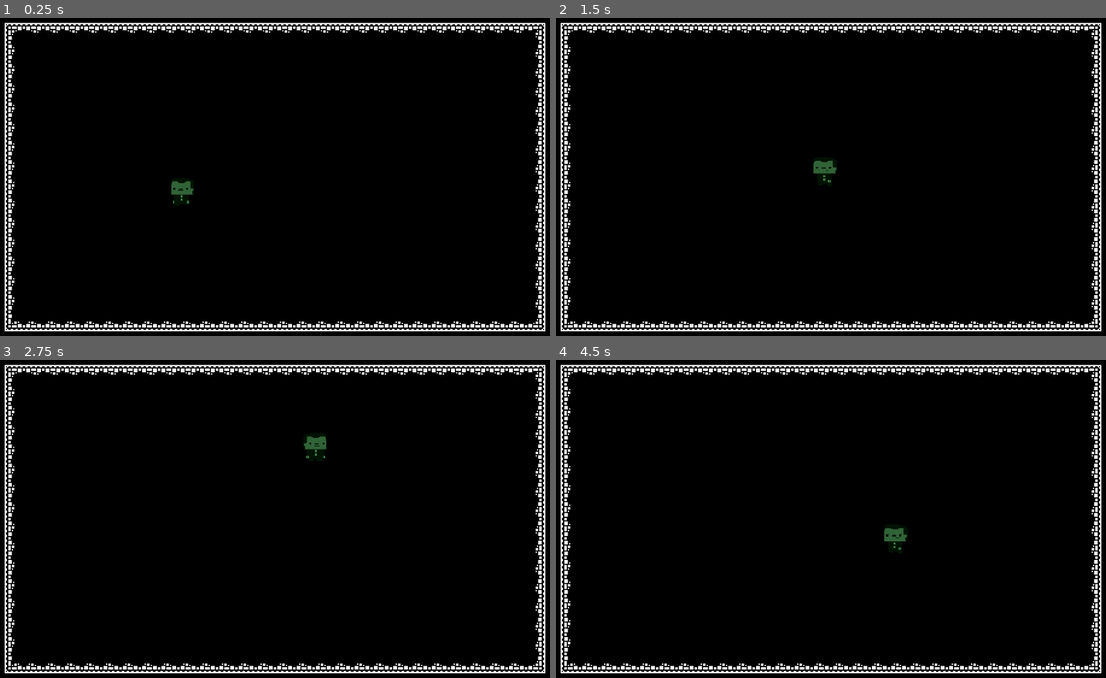
Above: before the commit, frames 1-4 (two rows, left to right).
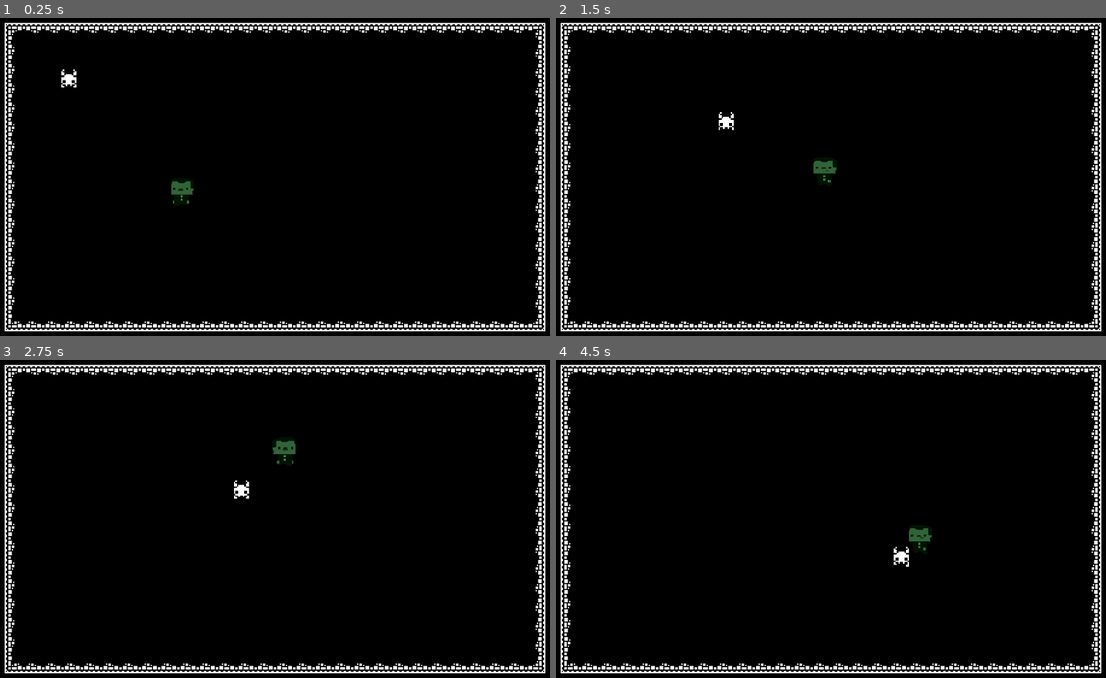
Above: after the commit, the same moments.

Repository: Pablo-Gallina/Biyuyo
Game: Godot game, scene res://assets/scenes/levels/Level_1.tscn
The game is run twice, just before and just after one commit, with the same random seed, the same clock (stepped at 60 frames per second) and the same inputs.
Inputs (mouse positions are in pixels of both pictures, inside the frame that each line leads up to):
- Up to frame 1 (0.25 s): no input
- Up to frame 2 (1.5 s): move the mouse to (968, 157) at 0.52 s; hold Right (ui_right) 0.53-1.28 s; tap A (dash) at 0.6, 1.35 s; move the mouse to (710, 192) at 1.27 s; hold Down (ui_down) from 1.28 s (still down)
- Up to frame 3 (2.75 s): move the mouse to (335, 436) at 2.02 s; release Down (ui_down) at 2.03 s; hold Right (ui_right) from 2.03 s (still down); tap A (dash) at 2.1 s
- Up to frame 4 (4.5 s): move the mouse to (798, 588) at 2.77 s; release Right (ui_right) at 2.78 s; hold Up (ui_up) 2.78-3.53 s; tap A (dash) at 2.85, 3.6, 4.35 s; move the mouse to (1018, 569) at 3.52 s; hold Left (ui_left) from 3.53 s (still down); move the mouse to (644, 461) at 4.27 s

The runs differ from the first frame. In frame 1, 0.1% of the frame differs, in the area x 11-14%, y 16-22%; in frame 2, 0.1%; in frame 3, 0.5%, in the area x 42-60%, y 24-44%; in frame 4, 0.4%.

Commit message:
add enemy

Diff:
--- a/assets/scenes/characters/player.tscn
+++ b/assets/scenes/characters/player.tscn
@@ -34,6 +34,7 @@
 
 [node name="player" type="KinematicBody2D"]
 position = Vector2( 411, 378 )
+collision_layer = 3
 script = ExtResource( 2 )
 speed = 250.0
 
--- /dev/null
+++ b/assets/scenes/enemy/enemy.gd
@@ -0,0 +1,24 @@
+extends KinematicBody2D
+
+var player = null
+var movment = Vector2.ZERO
+var speed = 150
+
+func _physics_process(delta):
+	movment = Vector2.ZERO
+
+	if player != null:
+		movment = position.direction_to(player.position)
+	else:
+		movment = Vector2.ZERO
+
+	movment = movment.normalized() * speed
+	movment = move_and_slide(movment)
+
+func _on_Area2D_body_entered(body):
+	if body != self:
+		player = body
+
+
+func _on_Area2D_body_exited(body):
+	player  = null
--- /dev/null
+++ b/assets/scenes/enemy/enemy.tscn
@@ -0,0 +1,46 @@
+[gd_scene load_steps=9 format=2]
+
+[ext_resource path="res://assets/scenes/enemy/sprites/idle/idle_0.png" type="Texture" id=1]
+[ext_resource path="res://assets/scenes/enemy/sprites/idle/idle_3.png" type="Texture" id=2]
+[ext_resource path="res://assets/scenes/enemy/sprites/idle/idle_2.png" type="Texture" id=3]
+[ext_resource path="res://assets/scenes/enemy/sprites/idle/idle1.png" type="Texture" id=4]
+[ext_resource path="res://assets/scenes/enemy/enemy.gd" type="Script" id=5]
+
+[sub_resource type="RectangleShape2D" id=1]
+extents = Vector2( 15, 15 )
+
+[sub_resource type="SpriteFrames" id=2]
+animations = [ {
+"frames": [ ExtResource( 4 ), ExtResource( 1 ), ExtResource( 3 ), ExtResource( 2 ) ],
+"loop": true,
+"name": "idle",
+"speed": 5.0
+} ]
+
+[sub_resource type="CircleShape2D" id=3]
+radius = 608.763
+
+[node name="enemy" type="KinematicBody2D"]
+collision_layer = 2
+script = ExtResource( 5 )
+
+[node name="col_enemy" type="CollisionShape2D" parent="."]
+position = Vector2( 40, 12 )
+shape = SubResource( 1 )
+
+[node name="spr_enemy" type="AnimatedSprite" parent="."]
+position = Vector2( 40, 8 )
+scale = Vector2( 2.5, 2.5 )
+frames = SubResource( 2 )
+animation = "idle"
+playing = true
+
+[node name="Area2D" type="Area2D" parent="."]
+position = Vector2( 8, 8 )
+
+[node name="CollisionShape2D" type="CollisionShape2D" parent="Area2D"]
+position = Vector2( 28, 4 )
+shape = SubResource( 3 )
+
+[connection signal="body_entered" from="Area2D" to="." method="_on_Area2D_body_entered"]
+[connection signal="body_exited" from="Area2D" to="." method="_on_Area2D_body_exited"]
--- a/assets/scenes/levels/Level_1.tscn
+++ b/assets/scenes/levels/Level_1.tscn
@@ -9,6 +9,8 @@
 [ext_resource path="res://assets/tiles/tile_0237.png" type="Texture" id=7]
 [ext_resource path="res://assets/tiles/tile_0236.png" type="Texture" id=8]
 [ext_resource path="res://assets/tiles/tile_0217.png" type="Texture" id=9]
+[ext_resource path="res://assets/scenes/enemy/enemy.tscn" type="PackedScene" id=10]
+[ext_resource path="res://assets/audio/bg_audio.mp3" type="AudioStream" id=11]
 
 [sub_resource type="RectangleShape2D" id=1]
 extents = Vector2( 448.062, 8 )
@@ -26,6 +28,8 @@
 
 [node name="top" type="StaticBody2D" parent="."]
 position = Vector2( 0, -16 )
+collision_layer = 2
+collision_mask = 2
 __meta__ = {
 "_edit_group_": true
 }
@@ -176,6 +180,8 @@
 
 [node name="left" type="StaticBody2D" parent="."]
 position = Vector2( 0, -16 )
+collision_layer = 2
+collision_mask = 2
 __meta__ = {
 "_edit_group_": true
 }
@@ -261,6 +267,8 @@
 
 [node name="bottom" type="StaticBody2D" parent="."]
 position = Vector2( 0, -16 )
+collision_layer = 2
+collision_mask = 2
 __meta__ = {
 "_edit_group_": true
 }
@@ -406,6 +414,8 @@
 
 [node name="right" type="StaticBody2D" parent="."]
 position = Vector2( 0, -16 )
+collision_layer = 2
+collision_mask = 2
 __meta__ = {
 "_edit_group_": true
 }
@@ -486,3 +496,10 @@
 
 [node name="player" parent="." instance=ExtResource( 1 )]
 speed = 275.0
+
+[node name="enemy" parent="." instance=ExtResource( 10 )]
+position = Vector2( 104, 104 )
+
+[node name="bg_audio" type="AudioStreamPlayer2D" parent="."]
+stream = ExtResource( 11 )
+autoplay = true
--- a/scripts/player/player.gd
+++ b/scripts/player/player.gd
@@ -5,7 +5,7 @@
 export var speed : float = 100
 export var dash_speed: float = 800 # Velocidad del dash
 export var dash_duration: float = 0.2  # Duración del dash en segundos
-export var dash_cooldown: float = 1.0  # Tiempo de espera entre dashes en segundos
+export var dash_cooldown: float = 3.0  # Tiempo de espera entre dashes en segundos
 
 var can_dash: bool = true  # Indica si se puede hacer un dash
 var dash_timer: float = 0.0  # Contador de tiempo para el dash
Not shown, added: assets/audio/bg_audio.mp3.import
Not shown, added: assets/scenes/enemy/bg_audio.mp3.import
Binary file added: assets/scenes/enemy/sprites/idle/idle1.png
Not shown, added: assets/scenes/enemy/sprites/idle/idle1.png.import
Binary file added: assets/scenes/enemy/sprites/idle/idle_0.png
Not shown, added: assets/scenes/enemy/sprites/idle/idle_0.png.import
Binary file added: assets/scenes/enemy/sprites/idle/idle_2.png
Not shown, added: assets/scenes/enemy/sprites/idle/idle_2.png.import
Binary file added: assets/scenes/enemy/sprites/idle/idle_3.png
Not shown, added: assets/scenes/enemy/sprites/idle/idle_3.png.import
Not shown: 1 places in assets/scenes/levels/Level_1.tscn that only renumber resources
Not shown, added: assets/audio/bg_audio.mp3
(and 1 more such lines)
